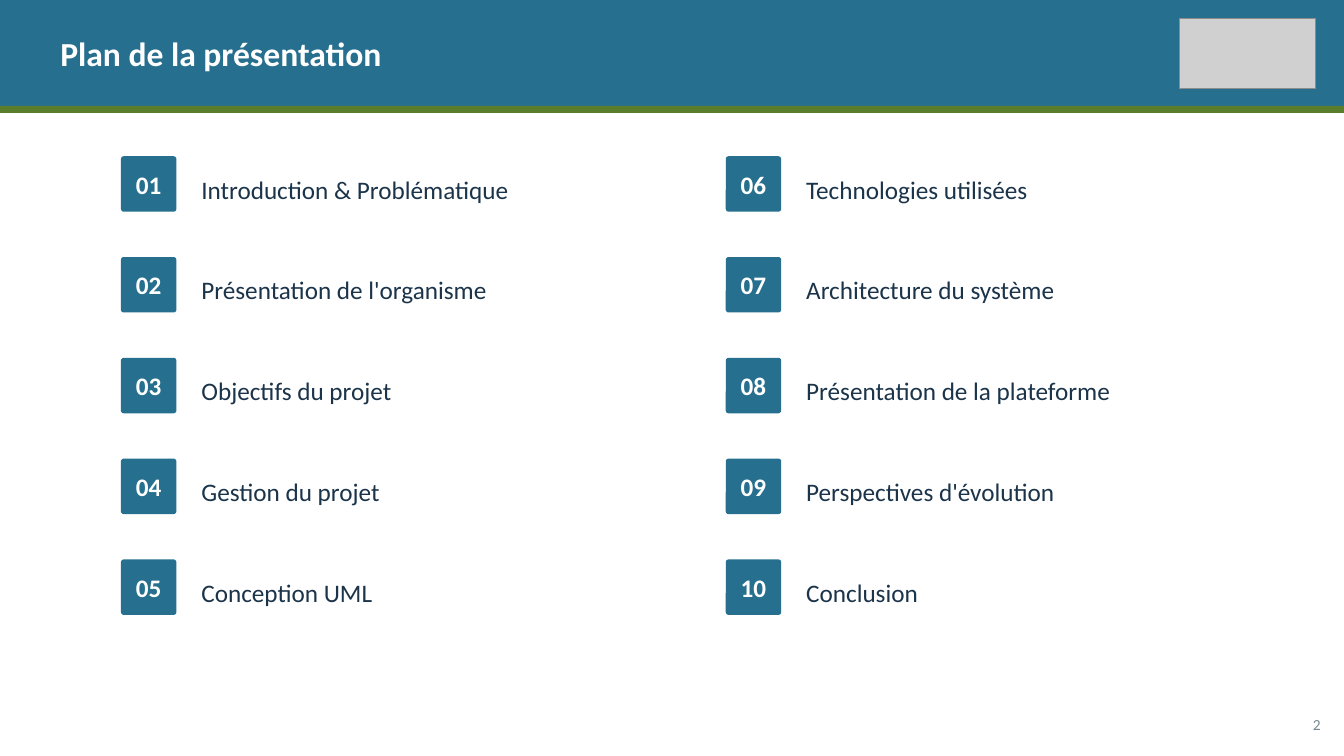
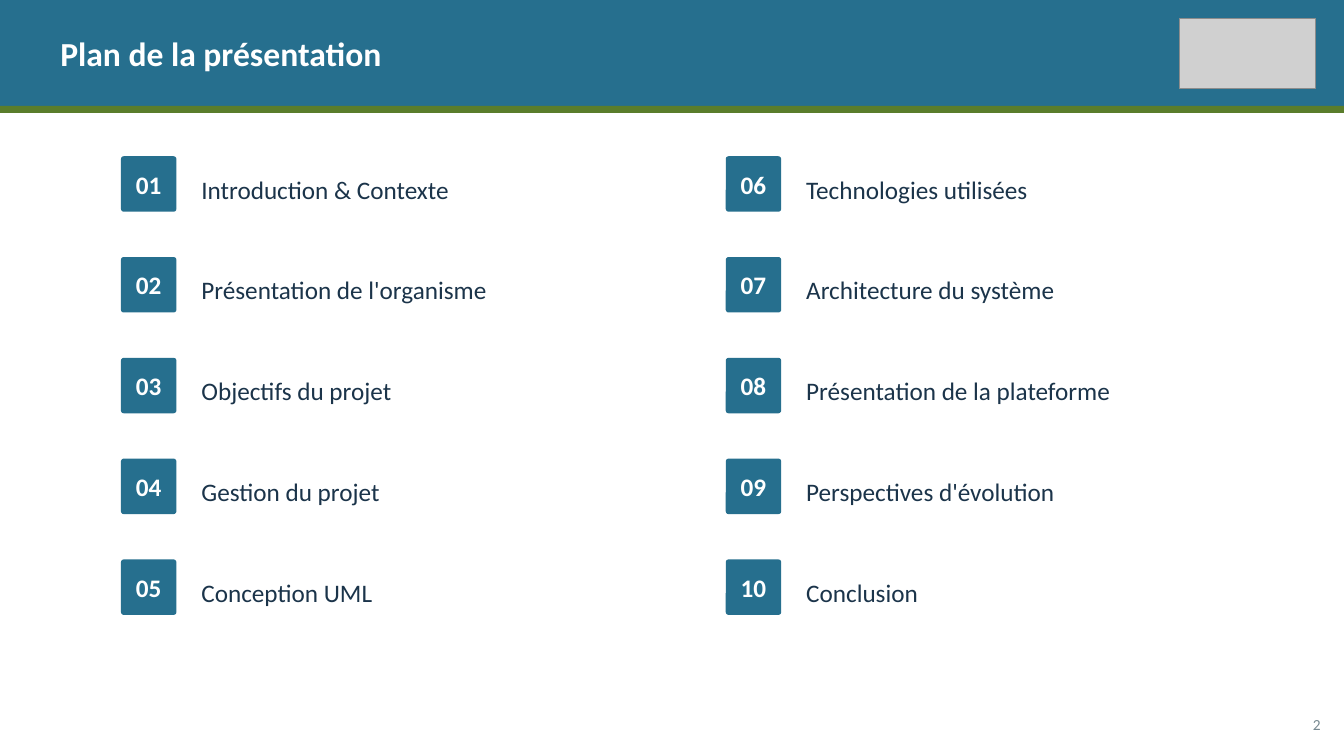
Before and after one commit to Kenzaf12/inventaire-android, a slide deck: slide 2 of soutenance_stage_inventaire_cfc.pptx. Drawn at 1344x756 pixels with LibreOffice and Linux fonts; fonts in the diff are those of the drawing; grey boxes stand for pictures. Boxes give left, top, right and bottom in pixels: in the first picture for what was removed or moved away, otherwise in the second. Text is boxed around its words. In the diff, an @@ line names an element or a change of style, - is before the commit and + after.

```diff
--- a/soutenance_stage_inventaire_cfc.pptx
+++ b/soutenance_stage_inventaire_cfc.pptx
@@ text at (201, 181, 449, 199): text changed @@
-Introduction & Problématique
+Introduction & Contexte
```
Also in this commit, not shown: 1 other slide changed, 1 other file.
